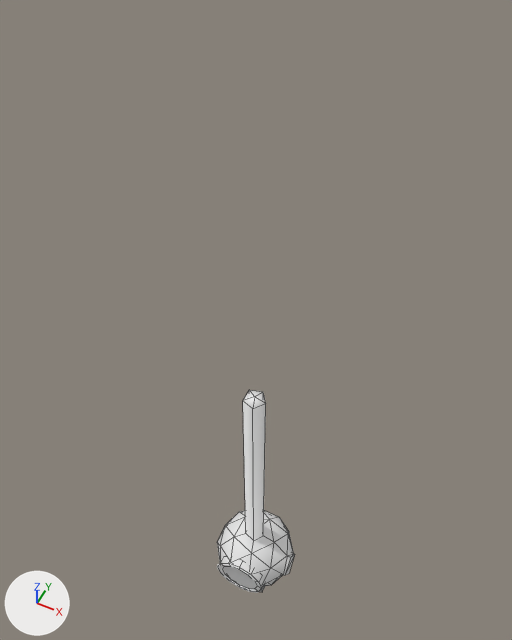
The Blender file Assets/Resources/poele/poele.blend, before and after one commit.
One viewpoint serves both versions: a camera (50 mm lens) standing at (3.54, -7.02, 19.63) and looking at (-0.66, 1.37, 9.14). Arrows for +X, +Y and +Z are at lower left; the lights stay in place. Mesh edges are drawn as thin lines on the coarser meshes.

The first picture shows 'poele', 'porte-poele'.
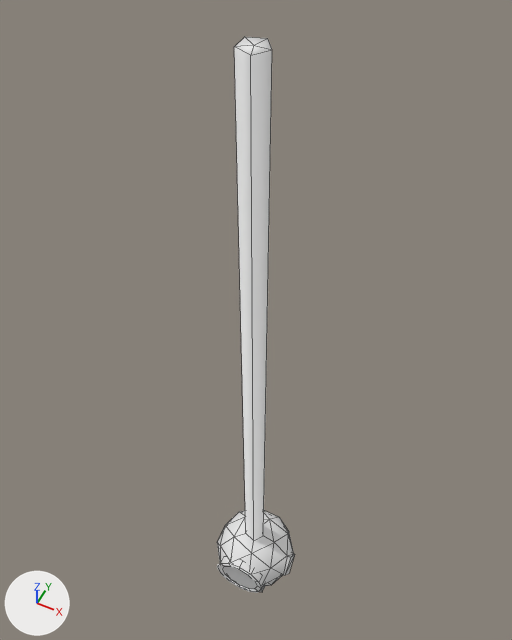
Pixel boxes (x1, y1, x2, y2) of what changed, in the pictures (512 x 640 px; the box of a moved part takes in the faces that stretch with it):
'poele', reshaped (174% taller): before (217, 390, 295, 592); after (217, 37, 295, 592)
part 1 of me_icosphere_001, moved or reshaped: before (243, 390, 266, 510); after (234, 37, 272, 510)

Patch to the scene script:
```diff
--- a/Assets/Resources/poele/poele.blend.py
+++ b/Assets/Resources/poele/poele.blend.py
@@ me_icosphere_001 @@
 me_icosphere_001.from_pydata(...)  # 159 vertices, 181 faces; spans x -0.95..0.99, y -0.87..1.0, z 0.01..8.67
 # used by ob_poele; location = (0.0, 0.0, 0.0)
 # before: 46 (0.07, -0.22, 8.6) at pixel (252, 408), 47 (0.23, 0.0, 8.6) at pixel (265, 403), 48 (-0.19, -0.14, 8.6) at pixel (242, 400), 49 (-0.19, 0.14, 8.6) at pixel (249, 389), 50 (0.07, 0.22, 8.6) at pixel (263, 391)
-me_icosphere_001.vertices[11].co = (0.0, 0.0, 8.67)  # pixel (254, 396)
+# me_icosphere_001 part 1
+for i in [*range(46, 51)]: me_icosphere_001.vertices[i].co += Vector((0.0, 0.0, 7.01))
+me_icosphere_001.vertices[11].co = (0.0, 0.0, 15.61)  # pixel (253, 45)
```
